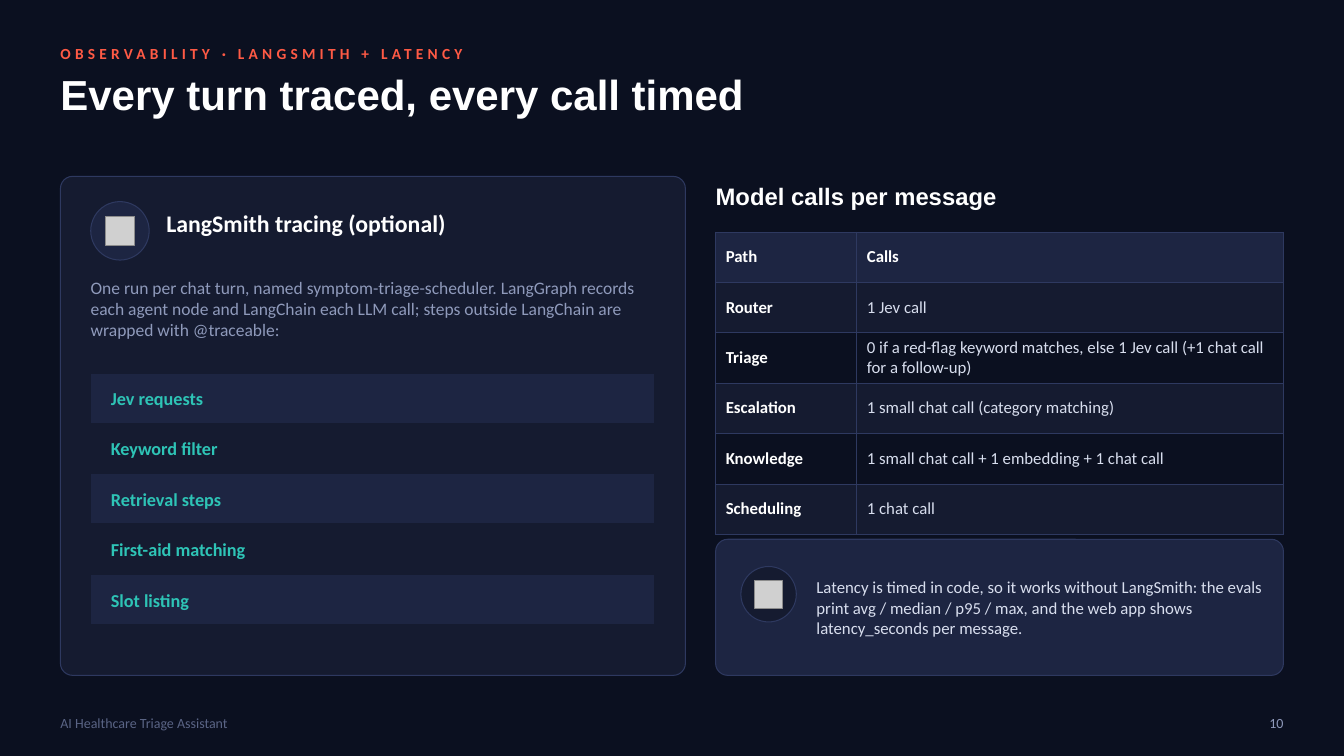
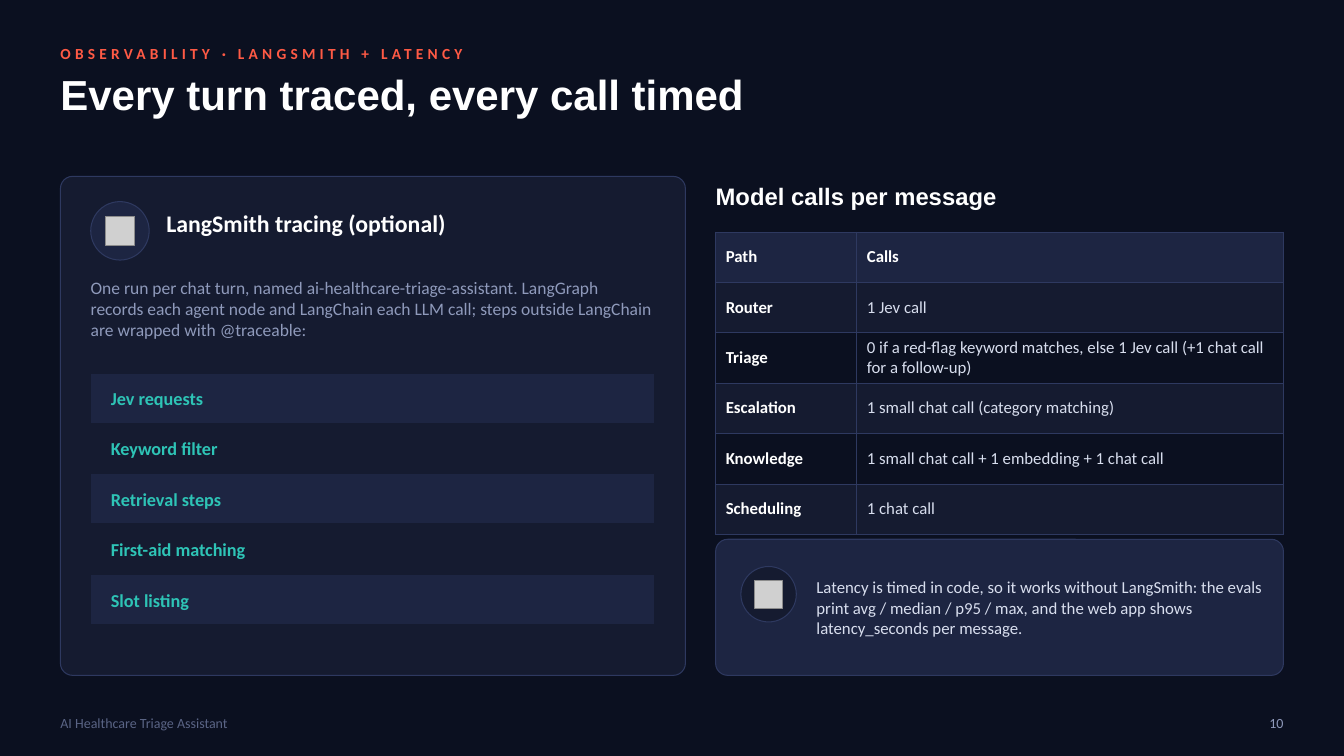
Before and after one commit to MASJV/ai-healthcare-triage-assistant, a slide deck: slide 10 of assets/docs/AI_Healthcare_Triage_Assistant.pptx. Drawn at 1344x756 pixels with LibreOffice and Linux fonts; fonts in the diff are those of the drawing; grey boxes stand for pictures. Boxes give left, top, right and bottom in pixels: in the first picture for what was removed or moved away, otherwise in the second. Text is boxed around its words. In the diff, an @@ line names an element or a change of style, - is before the commit and + after.

Commit message:
Rename symptomTriage.py to graph.py and update the trace name

```diff
--- a/assets/docs/AI_Healthcare_Triage_Assistant.pptx
+++ b/assets/docs/AI_Healthcare_Triage_Assistant.pptx
@@ text at (91, 282, 651, 339): text changed @@
-One run per chat turn, named symptom-triage-scheduler. LangGraph records each agent node and LangChain each LLM call; steps outside LangChain are wrapped with @traceable:
+One run per chat turn, named ai-healthcare-triage-assistant. LangGraph records each agent node and LangChain each LLM call; steps outside LangChain are wrapped with @traceable:
```
Also in this commit, not shown: 4 other files.
